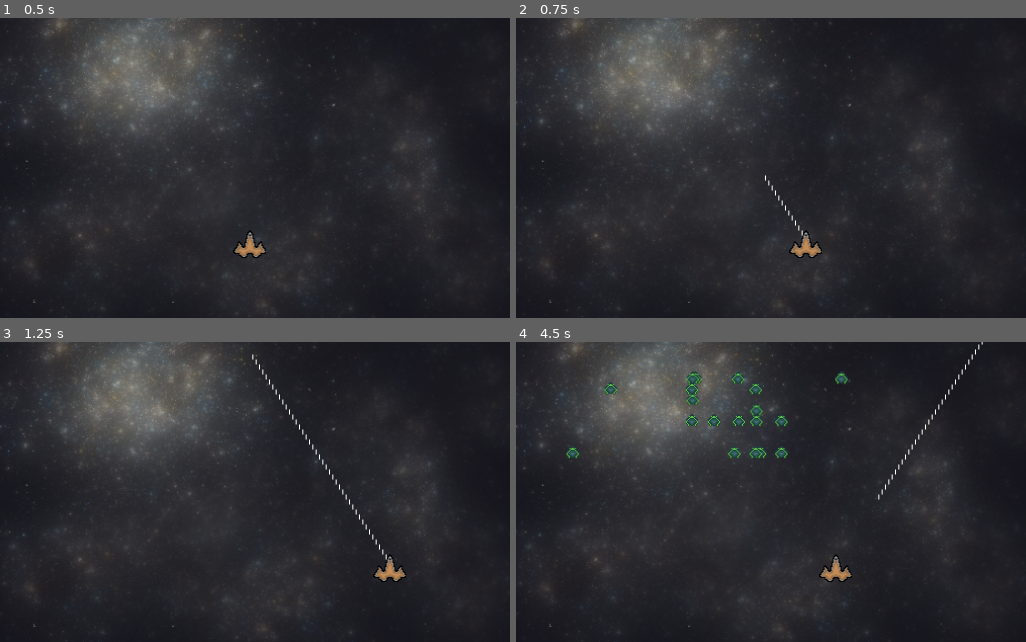
Above: before the commit, frames 1-4 (two rows, left to right).
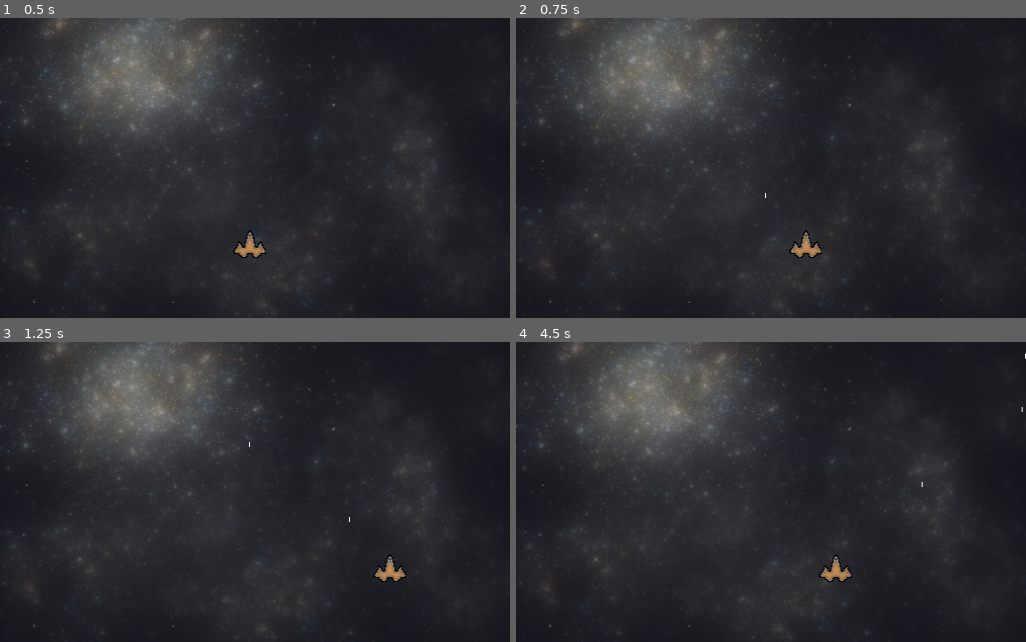
Above: after the commit, the same moments.

Repository: Pablo-Arevalo-Escobar/space_invaders
Game: Godot game, scene res://game.tscn
The game is run twice, just before and just after one commit, with the same random seed, the same clock (stepped at 60 frames per second) and the same inputs.
Inputs:
- Up to frame 1 (0.5 s): no input
- Up to frame 2 (0.75 s): tap Enter at 0.5 s; hold D (move_right) from 0.53 s (still down); hold Space (shoot) from 0.53 s (still down)
- Up to frame 3 (1.25 s): keep holding D (move_right); keep holding Space (shoot); tap K (spawn) at 0.8 s
- Up to frame 4 (4.5 s): release D (move_right) at 1.28 s; release Space (shoot) at 1.28 s; hold S (move_down) 1.28-2.03 s; tap K (spawn) at 1.35, 2.3, 2.85, 3.8, 4.35 s; tap Space (shoot) at 1.55, 3.05 s; hold D (move_right) 2.03-2.78 s; hold Space (shoot) 2.03-2.78 s; hold W (move_up) 2.78-3.53 s; hold Space (shoot) 3.53-4.28 s; hold A (move_left) from 3.53 s (still down)

Frame 1 is identical in both runs. In frame 2, less than 0.1% of the frame differs, in the area x 48-57%, y 52-73%; in frame 3, 0.3%; in frame 4, 1.4%, in the area x 9-100%, y 0-53%.

Commit message:
Add files via upload

Diff:
--- a/Bullet.gd
+++ b/Bullet.gd
@@ -1,12 +1,14 @@
 extends Area2D
 
 var direction = Vector2(0.0,-1.0)
-var speed = 300.0
+var speed = 150.0
+
+func init(dir):
+	direction = dir
 
 func _process(delta):
   position = position + speed * direction * delta
 
 func _on_Bullet_area_entered(area):
-	if area.is_in_group("mobs"):
-		area.queue_free()
-		queue_free()
+	area.queue_free()
+	queue_free()
--- a/Mob.gd
+++ b/Mob.gd
@@ -1,5 +1,6 @@
 extends Area2D
 
+var bullet_scene = preload("res://Bullet.tscn")
 var direction = Vector2(-1.0,0.0)
 var speed = 020.0
 var screen_size
@@ -13,6 +14,12 @@
 	ysteps = screen_size.y/15
 	add_to_group("Enemies")
 
+func _shoot():
+	var b = bullet_scene.instance()
+	b.init(Vector2(0,1.0))
+	b.position = position + Vector2(0,50)
+	get_parent().add_child(b)
+
 func _process(delta):
 	var temporaryPos
 	temporaryPos = position + speed * direction * delta
@@ -25,6 +32,7 @@
 func turn_around():
 	if ($TurnLimit.is_stopped()):
 		$TurnLimit.start()
+		_shoot()
 		direction.x = direction.x * -1
 		position.y = position.y + ysteps
 		if(7*screen_size.y/8 < position.y):
--- a/Player.gd
+++ b/Player.gd
@@ -22,7 +22,8 @@
 func _shoot():
 
 	var b = bullet_scene.instance()
-	b.position = position + Vector2(0,-10)
+	b.init(Vector2(0,-1.0))
+	b.position = position + Vector2(0,-20)
 	get_parent().add_child(b);
 
 
@@ -37,8 +38,10 @@
 	if Input.is_action_pressed("move_down"):
 		velocity.y += 1
 	if Input.is_action_pressed("shoot"):
-		_shoot()
-	if Input.is_action_pressed("spawn"):
+		if($Timer.is_stopped()):
+			$Timer.start()
+			_shoot()
+	if Input.is_action_just_pressed("spawn"):
 		if ($Timer.is_stopped()):
 			$Timer.start()
 			emit_signal("playerReady")
